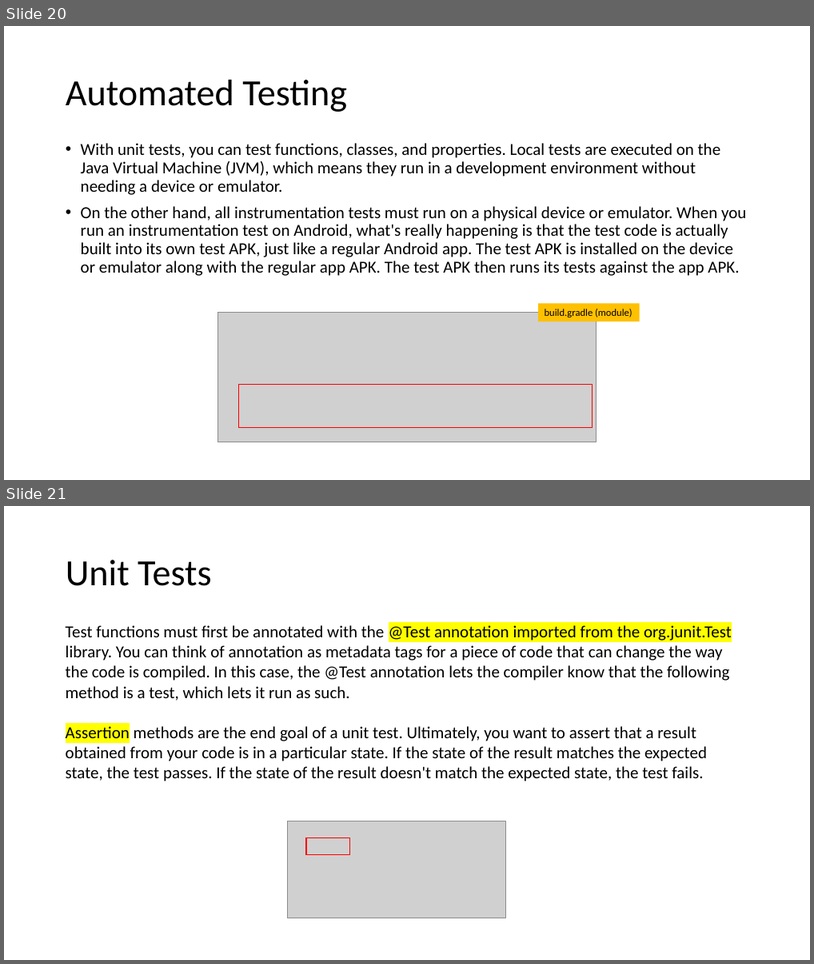
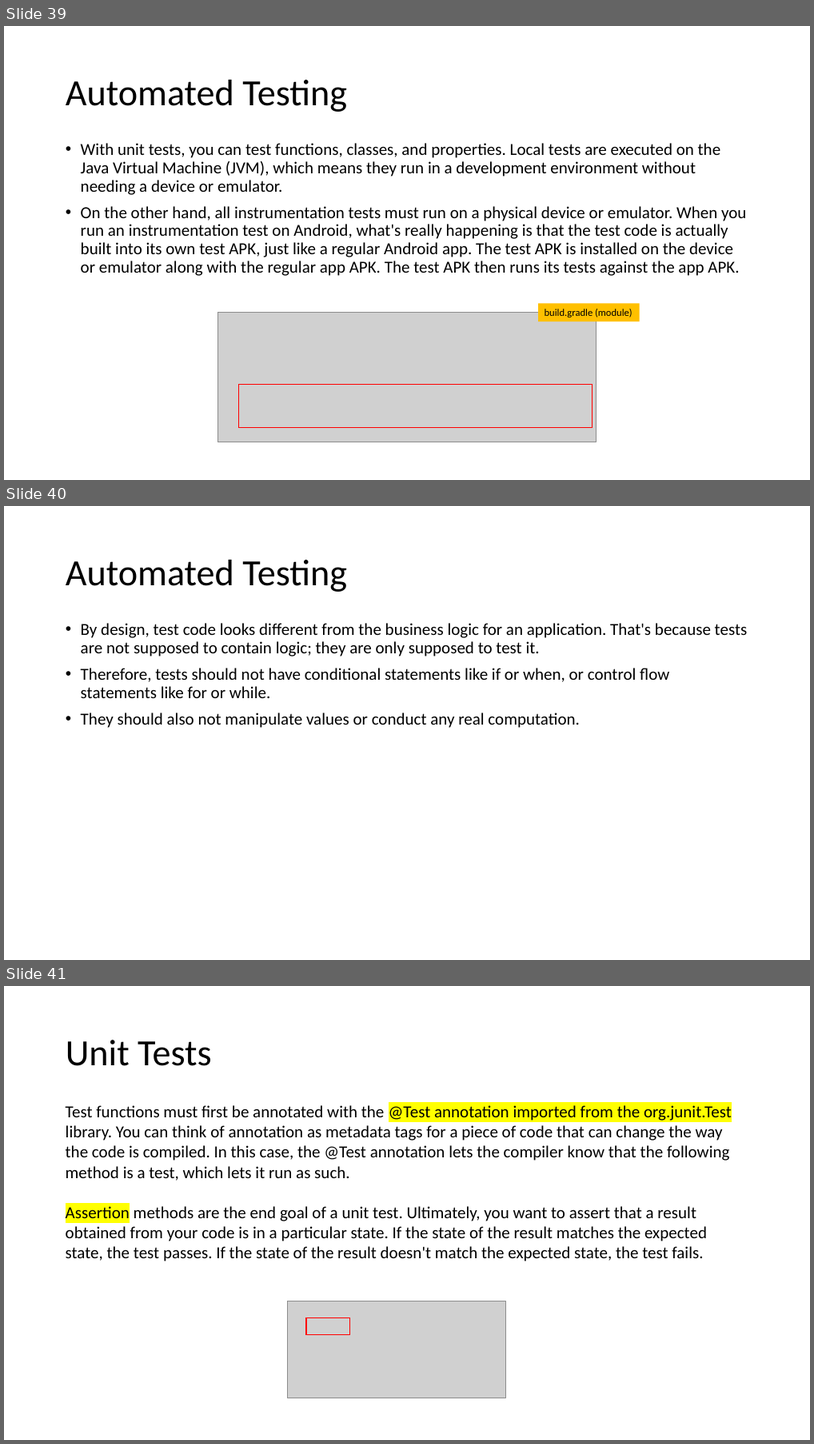
Before and after one commit to joellecorliss/Associate-Android-Developer, a slide deck: Android Basics in Kotlin.pptx. Shown one above the other, each under a label of ours: slides 20 and 21 before the commit, slides 39, 40 and 41 after it. The pictures are 814x964 and 814x1444 pixels, drawn with LibreOffice and Linux fonts; fonts in the diff are those of the drawing; grey boxes stand for pictures. Boxes give left, top, right and bottom in pixels: in the first picture for what was removed or moved away, otherwise in the second. Text is boxed around its words. In the diff, an @@ line names an element or a change of style, - is before the commit and + after.

```diff
--- a/Android Basics in Kotlin.pptx
+++ b/Android Basics in Kotlin.pptx
@@ slide 40 added at (x1=4, y1=506, x2=810, y2=960), background #FFFFFF @@
@@ title added at (x1=66, y1=560, x2=347, y2=592), 44 pt, text #000000 @@
+Automated Testing
@@ text added at (x1=81, y1=623, x2=748, y2=728), 20 pt, text #000000 @@
+• By design, test code looks different from the business logic for an application. That's because tests are not supposed to contain logic; they are only supposed to test it.
+• Therefore, tests should not have conditional statements like if or when, or control flow statements like for or while.
+• They should also not manipulate values or conduct any real computation.
@@ what was slide 20 is now slide 39 @@
@@ what was slide 21 is now slide 41 @@
```
Also in this commit, not shown: 2 slides changed, 6 other slides added, 1 slide removed.
